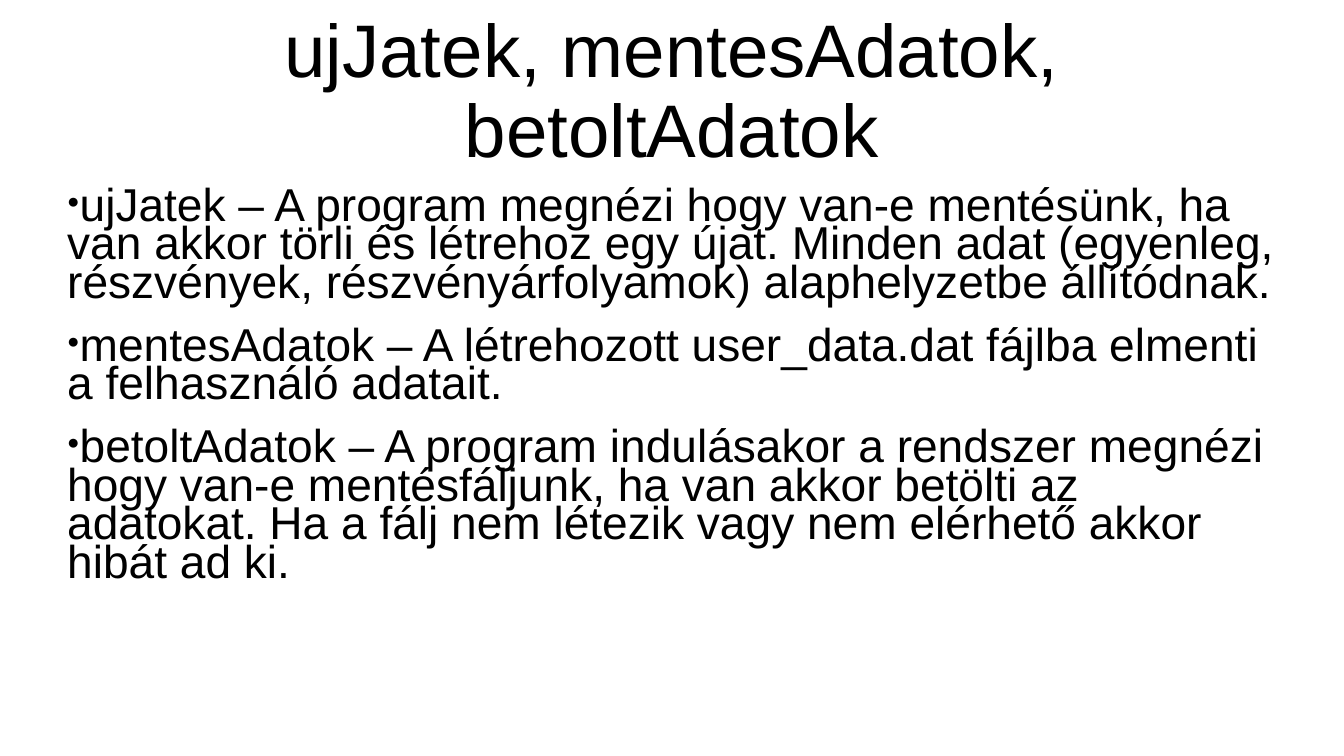
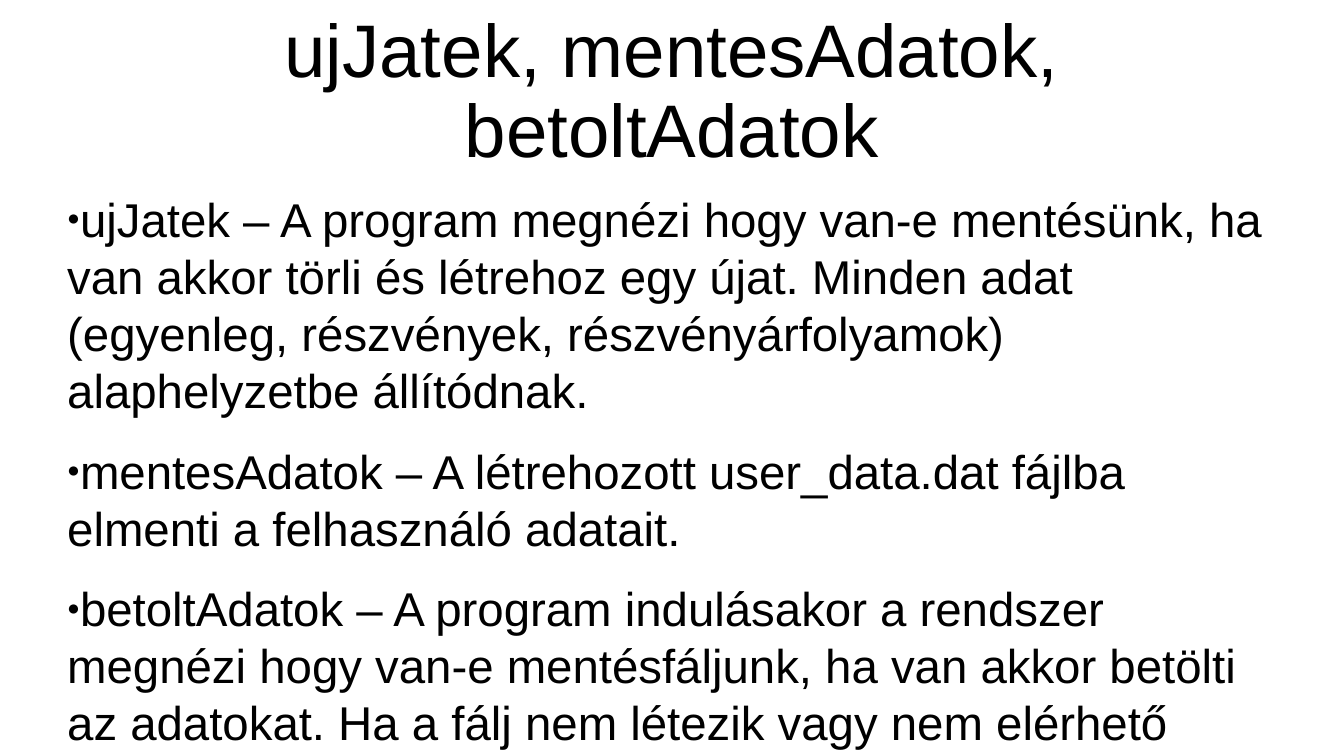
Before and after one commit to MajchricsRoland/2hetFeladat, a slide deck: slide 15 of eloadasDone.pptx. Drawn at 1344x756 pixels with LibreOffice and Linux fonts; fonts in the diff are those of the drawing. Boxes give left, top, right and bottom in pixels: in the first picture for what was removed or moved away, otherwise in the second. Text is boxed around its words. In the diff, an @@ line names an element or a change of style, - is before the commit and + after.

```diff
--- a/eloadasDone.pptx
+++ b/eloadasDone.pptx
@@ text "ujJatek – A program megnézi ..." at (67, 202, 1262, 750): size 27.2 to 28 pt; line spacing 0.7 to 0.9 @@
```
Also in this commit, not shown: 9 other slides changed.
